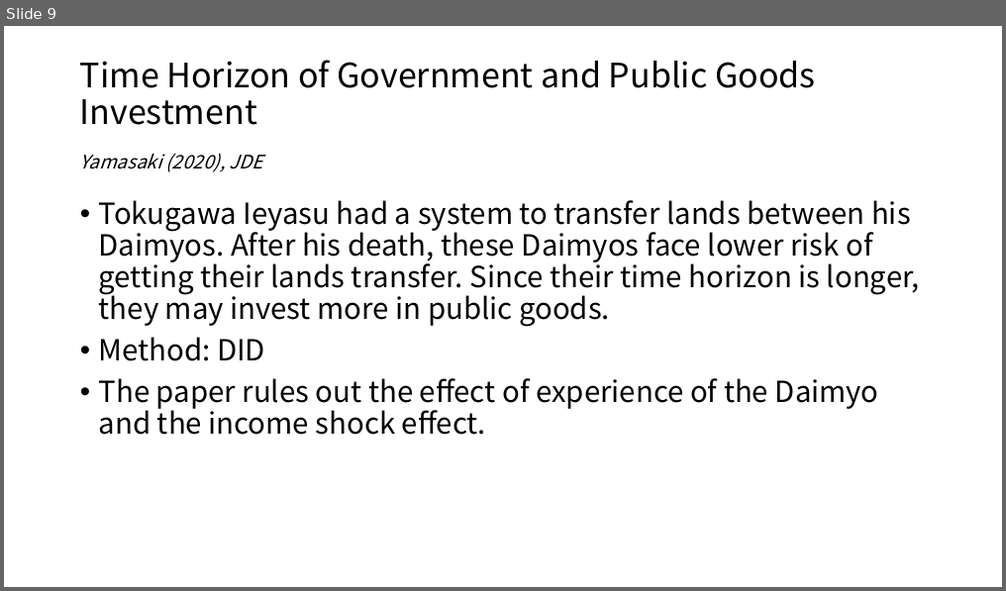
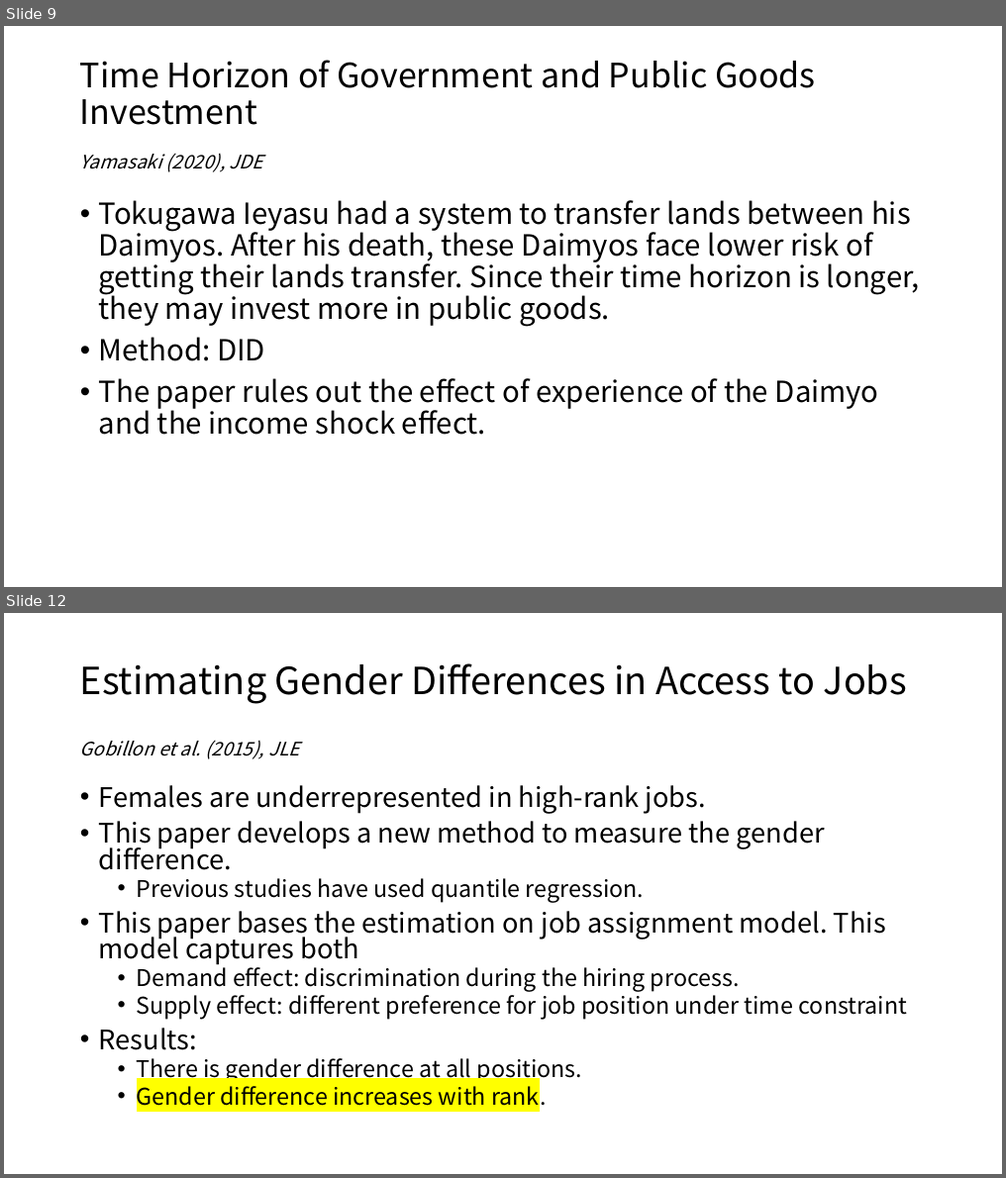
Before and after one commit to s-saisw/readingSummary, a slide deck: speedReading/summary-spring2021.pptx. Shown one above the other, each under a label of ours: slide 9 before the commit, slides 9 and 12 after it; the slides between them are not shown. The pictures are 1006x591 and 1006x1178 pixels, drawn with LibreOffice and Linux fonts; fonts in the diff are those of the drawing. Boxes give left, top, right and bottom in pixels: in the first picture for what was removed or moved away, otherwise in the second. Text is boxed around its words. In the diff, an @@ line names an element or a change of style, - is before the commit and + after.

```diff
--- a/speedReading/summary-spring2021.pptx
+++ b/speedReading/summary-spring2021.pptx
@@ slide 12 added at (x1=4, y1=613, x2=1002, y2=1174), background #FFFFFF @@
@@ title added at (x1=80, y1=663, x2=907, y2=704), 36 pt, text #000000 @@
+Estimating Gender Differences in Access to Jobs
@@ text added at (x1=80, y1=740, x2=299, y2=760), 18 pt, text #000000, italic @@
+Gobillon et al. (2015), JLE
@@ text added at (x1=99, y1=785, x2=908, y2=1111), 22.2 pt, text #000000 @@
+• Females are underrepresented in high-rank jobs.
+• This paper develops a new method to measure the gender difference.
+  • Previous studies have used quantile regression.
+• This paper bases the estimation on job assignment model. This model captures both
+  • Demand effect: discrimination during the hiring process.
+  • Supply effect: different preference for job position under time constraint
+• Results:
+  • There is gender difference at all positions.
+  • Gender difference increases with rank.
```
Also in this commit, not shown: 3 other slides added, 9 other files.
